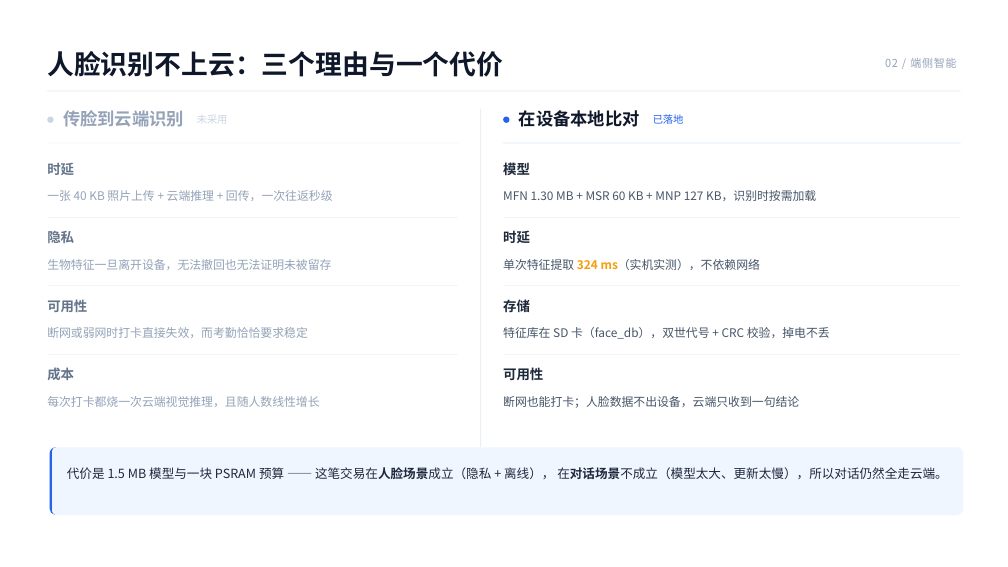
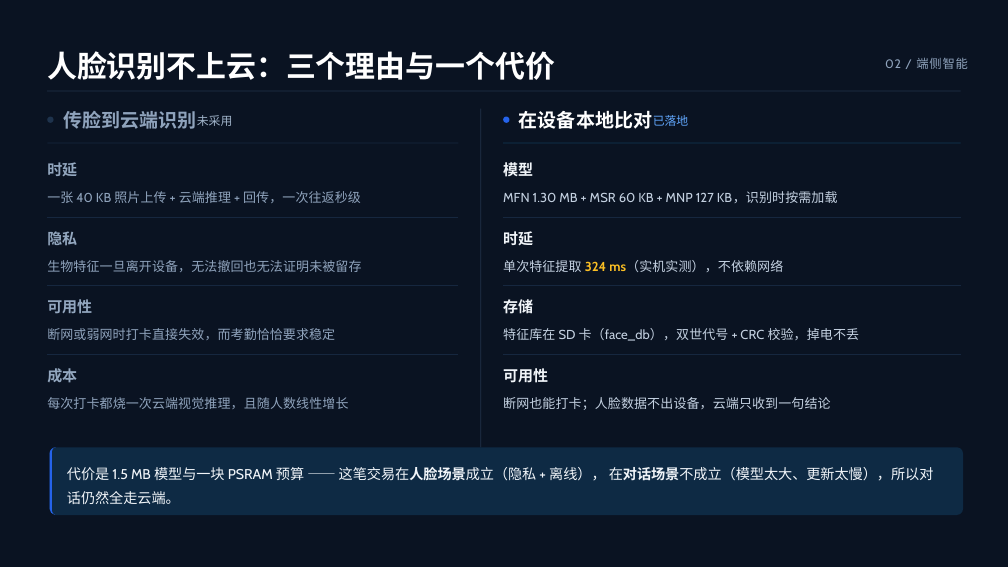
Before and after one commit to xkk6663/pet_companion, a slide deck: slide 9 of docs/汇报/桌宠伴侣技术汇报/桌宠伴侣技术汇报.pptx. Drawn at 1008x567 pixels with LibreOffice and Linux fonts; fonts in the diff are those of the drawing; background and template pictures are left out; a plain dark background stands for a picture behind light text. Boxes give left, top, right and bottom in pixels: in the first picture for what was removed or moved away, otherwise in the second. Text is boxed around its words. In the diff, an @@ line names an element or a change of style, - is before the commit and + after.

```diff
--- a/docs/汇报/桌宠伴侣技术汇报/桌宠伴侣技术汇报.pptx
+++ b/docs/汇报/桌宠伴侣技术汇报/桌宠伴侣技术汇报.pptx
@@ background #FFFFFF to picture (left out) @@
@@ rectangle added at box(0, 0, 1008, 567), fill #0A1322 @@
@@ text "人脸识别不上云：三个理由与一个代价" at box(47, 51, 555, 80): size 25.5 to 28.5 pt, font Noto Sans CJK SC to Cabin, text colour #0F172A to #FFFFFF @@
@@ text "02 / 端侧智能" at box(885, 58, 968, 69): size 10.5 to 11.7 pt, font Noto Sans CJK SC to Cabin, text colour #94A3B8 to #8FA3BC @@
@@ rounded rectangle at box(47, 116, 53, 123): fill #CBD5E1 to #1E334D @@
@@ rectangle at box(47, 91, 960, 91): fill #E2E8F0 to #22334B @@
@@ text "传脸到云端识别" at box(63, 111, 196, 129): size 16.5 to 18.1 pt, font Noto Sans CJK SC to Cabin, text colour #94A3B8 to #8FA3BC @@
@@ text "未采用" at box(197, 115, 233, 126): size 9.8 to 11.2 pt, font Noto Sans CJK SC to Cabin, text colour #CBD5E1 to #9FB2C8 @@
@@ rectangle at box(480, 109, 481, 448): fill #E2E8F0 to #22334B @@
@@ text "在设备本地比对" at box(519, 110, 652, 129): size 16.5 to 18.1 pt, font Noto Sans CJK SC to Cabin, text colour #0F172A to #FFFFFF @@
@@ text "已落地" at box(653, 115, 689, 126): size 9.8 to 11.2 pt, font Noto Sans CJK SC to Cabin, text colour #2563EB to #60A5FA @@
@@ rectangle at box(504, 143, 961, 144): fill #DBEAFE to #123A57 @@
@@ text "单次特征提取 324 ms（实机实测），不依赖网络" at box(503, 260, 783, 272): size 11.2 to 12.4 pt, font Noto Sans CJK SC to Cabin; text colour #475569 to #C3D0E0 in "单次特征提取 ms（实机实测），不依赖网络"; text colour #F59E0B to #FBBF24 in "324 ms（实机实测），不依赖网络" @@
@@ fill #F1F5F9 to #16273F in 7 elements at box(47, 143, 458, 144), box(47, 148, 458, 218), box(47, 216, 458, 286), box(47, 285, 458, 355), box(504, 148, 961, 218), box(504, 216, 961, 286), box(504, 285, 961, 355) @@
@@ size 12.8 to 14.2 pt, font Noto Sans CJK SC to Cabin, text colour #64748B to #93A7BF in 4 elements at box(47, 162, 77, 176), box(47, 231, 77, 245), box(47, 299, 92, 314), box(47, 368, 77, 383) @@
@@ size 11.2 to 12.4 pt, font Noto Sans CJK SC to Cabin, text colour #94A3B8 to #8FA3BC in 4 elements at box(47, 191, 361, 203), box(47, 260, 361, 272), box(47, 328, 335, 340), box(47, 397, 348, 409) @@
@@ size 12.8 to 14.2 pt, font Noto Sans CJK SC to Cabin, text colour #1E293B to #F1F5F9 in 4 elements at box(503, 160, 533, 180), box(503, 231, 533, 245), box(503, 299, 533, 314), box(503, 368, 548, 383) @@
@@ size 11.2 to 12.4 pt, font Noto Sans CJK SC to Cabin, text colour #475569 to #C3D0E0 in 3 elements at box(503, 191, 838, 203), box(503, 328, 860, 341), box(503, 397, 830, 410) @@
@@ rounded rectangle at box(50, 448, 963, 516): fill #EFF6FF to #0E2A44 @@
@@ text "代价是 1.5 MB 模型与一块 PSRAM ..." at box(67, 467, 934, 504): size 12 to 13.5 pt, font Noto Sans CJK SC to Cabin, text colour #1E293B to #F1F5F9; line spacing 1.5 to 1.4 @@
```
Also in this commit, not shown: 15 other slides changed, 13 slides added, 11 other files.
